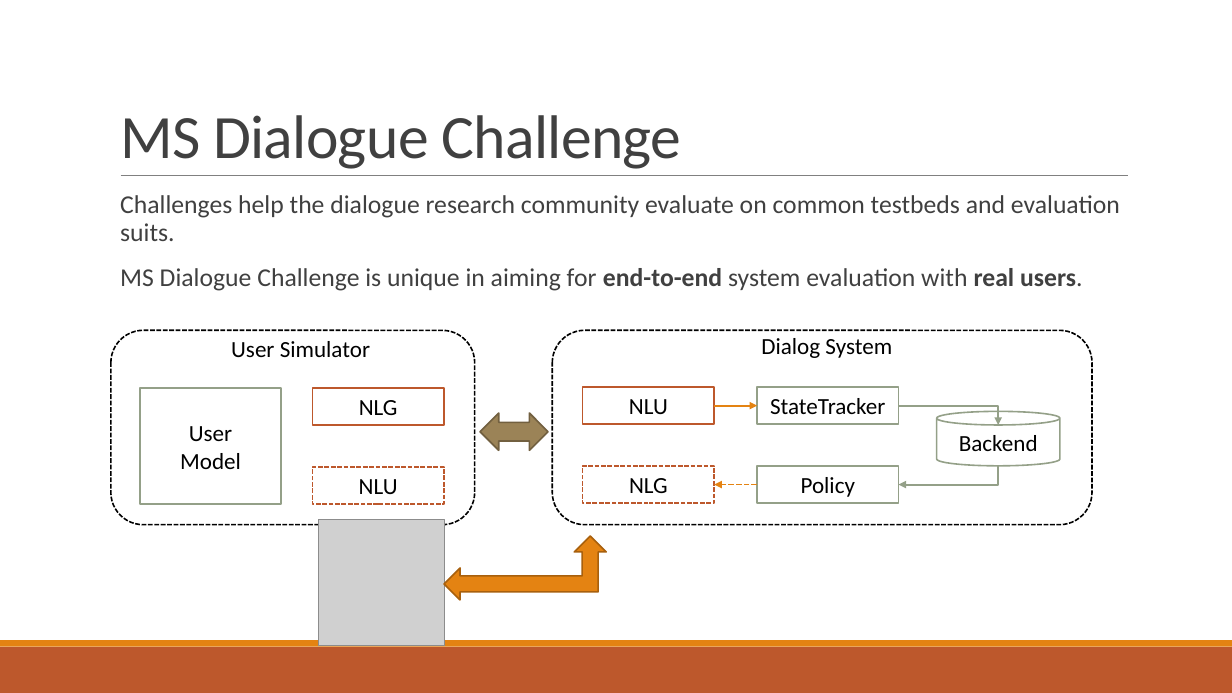
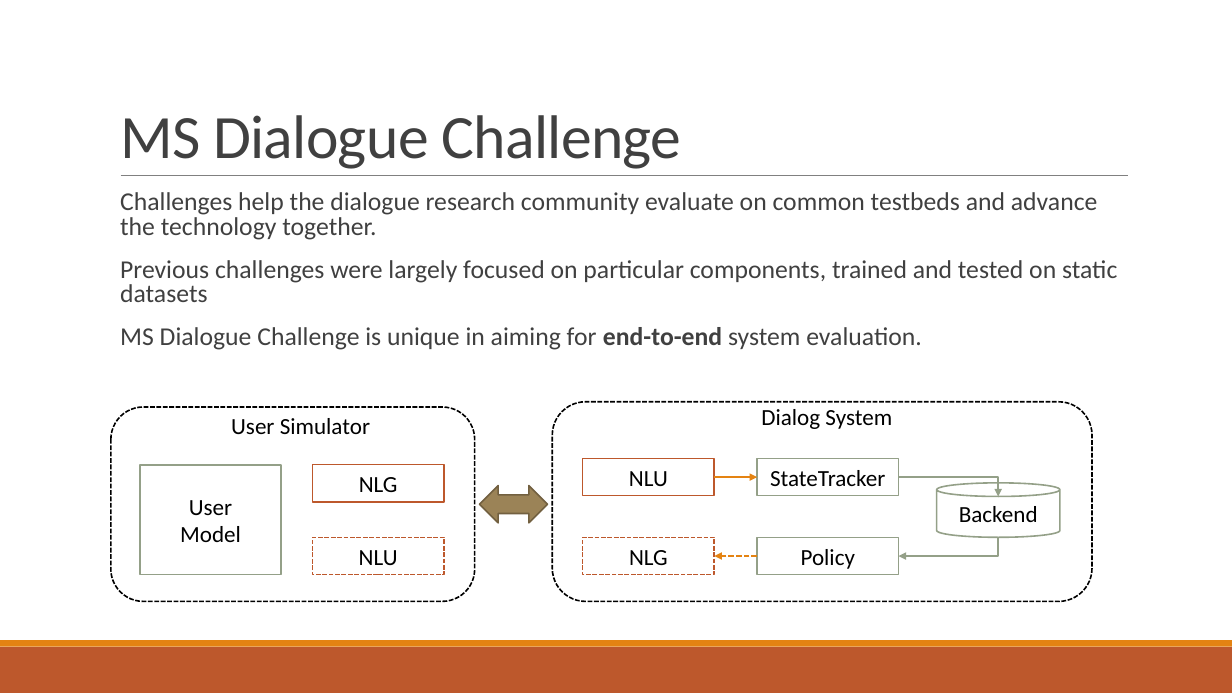
Before and after one commit to xiul-msr/e2e_dialog_challenge, a slide deck: slide 5 of slides/MS_dialog_challenge_result_outlook_sungjin.pptx. Drawn at 1232x693 pixels with LibreOffice and Linux fonts; fonts in the diff are those of the drawing; grey boxes stand for pictures. Boxes give left, top, right and bottom in pixels: in the first picture for what was removed or moved away, otherwise in the second. Text is boxed around its words. In the diff, an @@ line names an element or a change of style, - is before the commit and + after.

```diff
--- a/slides/MS_dialog_challenge_result_outlook_sungjin.pptx
+++ b/slides/MS_dialog_challenge_result_outlook_sungjin.pptx
@@ text at bbox=[120, 192, 1117, 350]: text changed @@
-  Challenges help the dialogue research community evaluate on common testbeds and evaluation suits.
-  MS Dialogue Challenge is unique in aiming for end-to-end system evaluation with real users.
+  Challenges help the dialogue research community evaluate on common testbeds and advance the technology together.
+  Previous challenges were largely focused on particular components, trained and tested on static datasets
+  MS Dialogue Challenge is unique in aiming for end-to-end system evaluation.
@@ 1 rectangle, 1 text, 1 rounded rectangle: place and size @@
-1 rectangle, 1 text, 1 rounded rectangle at bbox=[111, 330, 475, 524]
+1 rectangle, 1 text, 1 rounded rectangle at bbox=[111, 407, 475, 601]
@@ rounded rectangle: place and size @@
-rounded rectangle at bbox=[553, 330, 1092, 524]
+rounded rectangle at bbox=[553, 402, 1092, 602]
@@ rectangle "User": place and size @@
-rectangle "User" at bbox=[140, 388, 281, 505]
+rectangle "User" at bbox=[140, 465, 281, 575]
@@ 5 rectangles, 2 elbow arrows, 2 arrows, 1 text, 1 cylinder, 1 left right arrow: place and size @@
-5 rectangles, 2 elbow arrows, 2 arrows, 1 text, 1 cylinder, 1 left right arrow at bbox=[312, 338, 1060, 504]
+5 rectangles, 2 elbow arrows, 2 arrows, 1 text, 1 cylinder, 1 left right arrow at bbox=[312, 409, 1060, 575]
@@ picture removed at bbox=[318, 519, 445, 646] @@
@@ left up arrow removed at bbox=[445, 536, 607, 600] @@
```
Also in this commit, not shown: 6 other slides changed.
